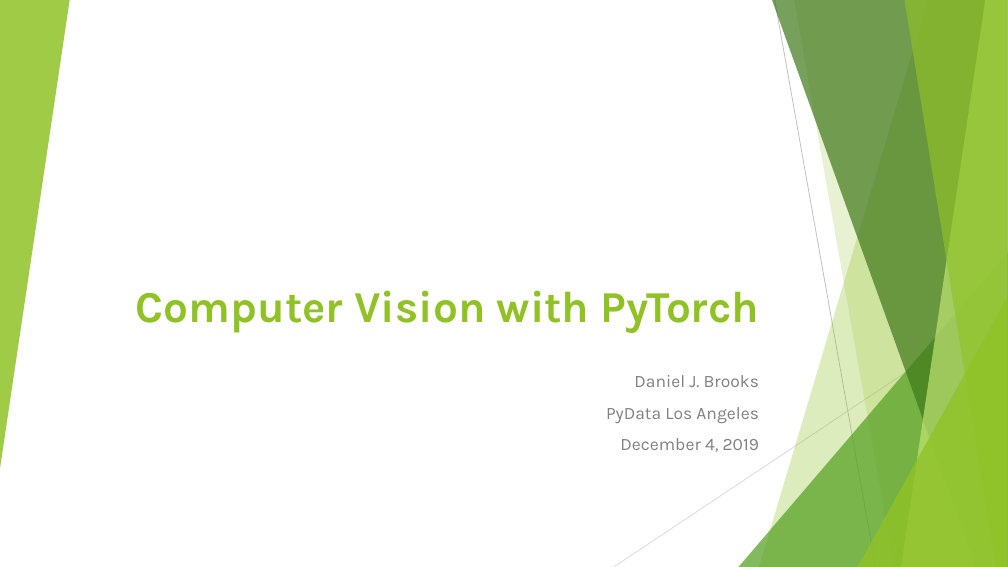
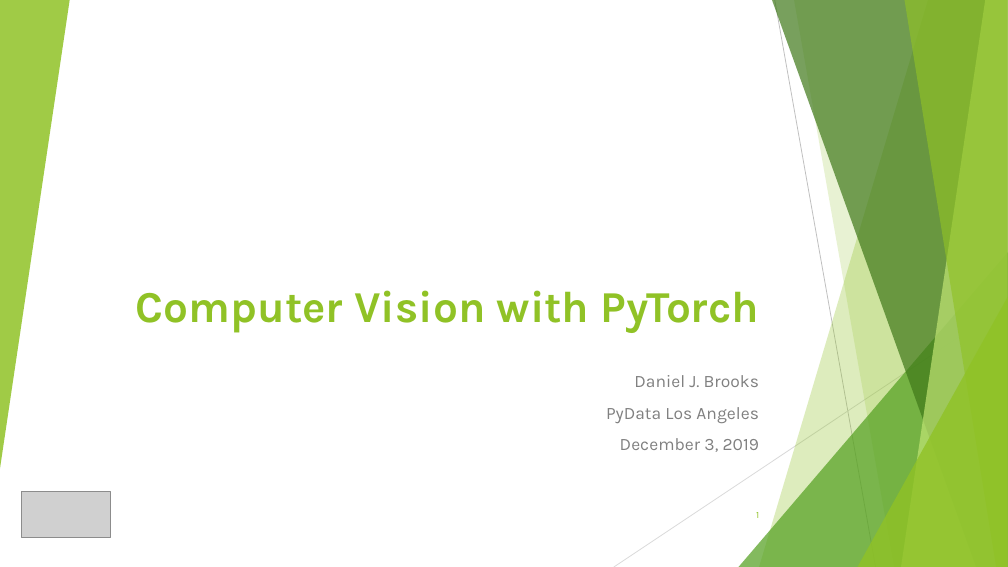
Before and after one commit to danieljbrooks/PyTorchTutorial, a slide deck: slide 1 of computer_vision.pptx. Drawn at 1008x567 pixels with LibreOffice and Linux fonts; fonts in the diff are those of the drawing; grey boxes stand for pictures. Boxes give left, top, right and bottom in pixels: in the first picture for what was removed or moved away, otherwise in the second. Text is boxed around its words. In the diff, an @@ line names an element or a change of style, - is before the commit and + after.

Commit message:
Updated slides.

```diff
--- a/computer_vision.pptx
+++ b/computer_vision.pptx
@@ subtitle at (620, 438, 759, 452): text changed @@
-December 4, 2019
+December 3, 2019
@@ picture added at (22, 492, 111, 538) @@
@@ page number added at (756, 512, 759, 518), 9 pt, text #90C226 @@
+1
```
Also in this commit, not shown: 1 other slide changed, 7 slides added.
